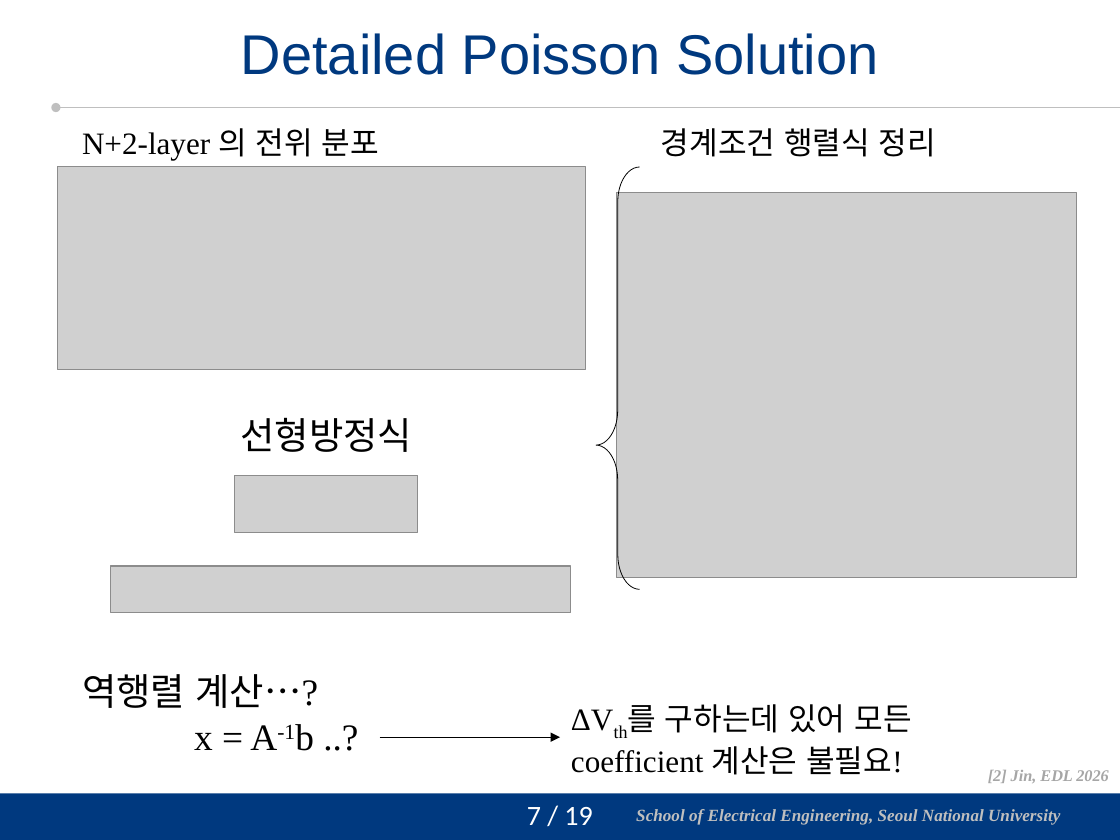
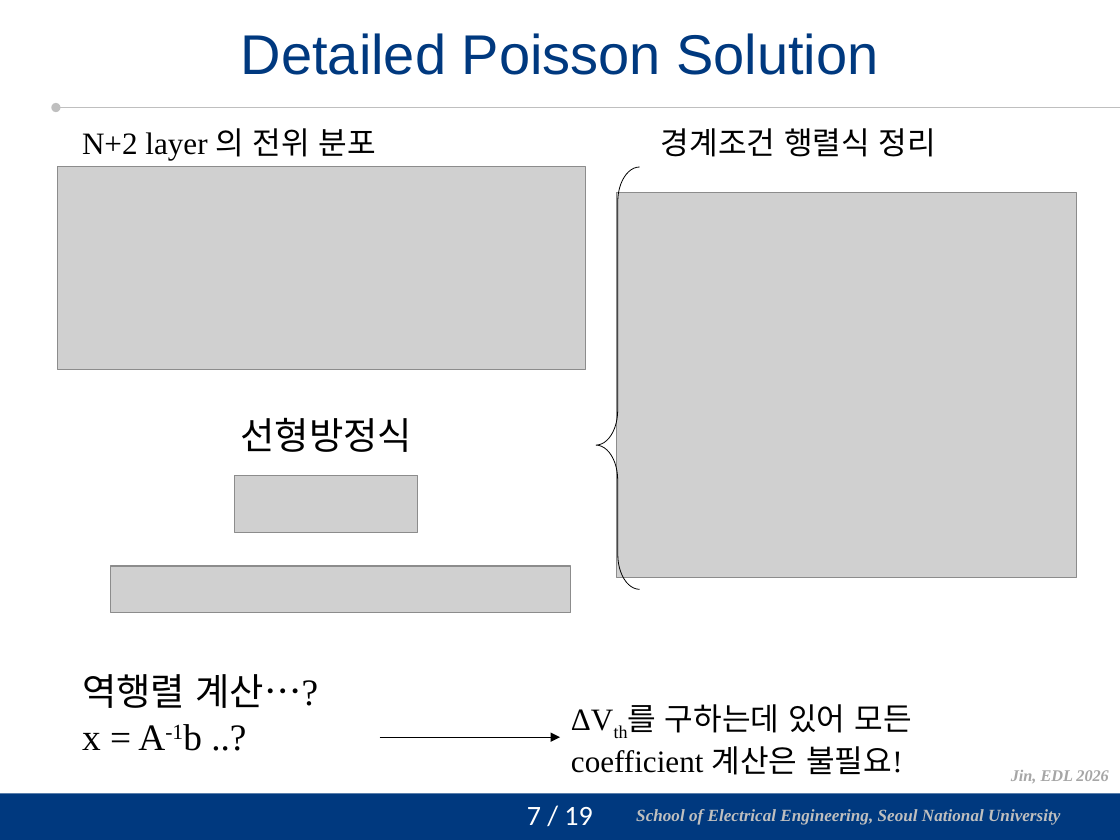
Before and after one commit to vectorcont62-dev/Graduation-SNU-MS, a slide deck: slide 8 of 진명 석사졸업 연구 정리 초안.pptx. Drawn at 1120x840 pixels with LibreOffice and Linux fonts; fonts in the diff are those of the drawing; grey boxes stand for pictures; background and template pictures are left out. Boxes give left, top, right and bottom in pixels: in the first picture for what was removed or moved away, otherwise in the second. Text is boxed around its words. In the diff, an @@ line names an element or a change of style, - is before the commit and + after.

```diff
--- a/진명 석사졸업 연구 정리 초안.pptx
+++ b/진명 석사졸업 연구 정리 초안.pptx
@@ text at (x1=82, y1=128, x2=376, y2=160): text changed @@
-N+2-layer 의 전위 분포
+N+2 layer 의 전위 분포
@@ text at (x1=82, y1=674, x2=319, y2=750): text changed @@
-역행렬 계산…?
-x = A-1b ..?
+역행렬 계산…? x = A-1b ..?
@@ text at (x1=1011, y1=770, x2=1108, y2=783): text changed @@
-[2] Jin, EDL 2026
+Jin, EDL 2026
```
Also in this commit, not shown: 17 other slides changed, 31 other files.
